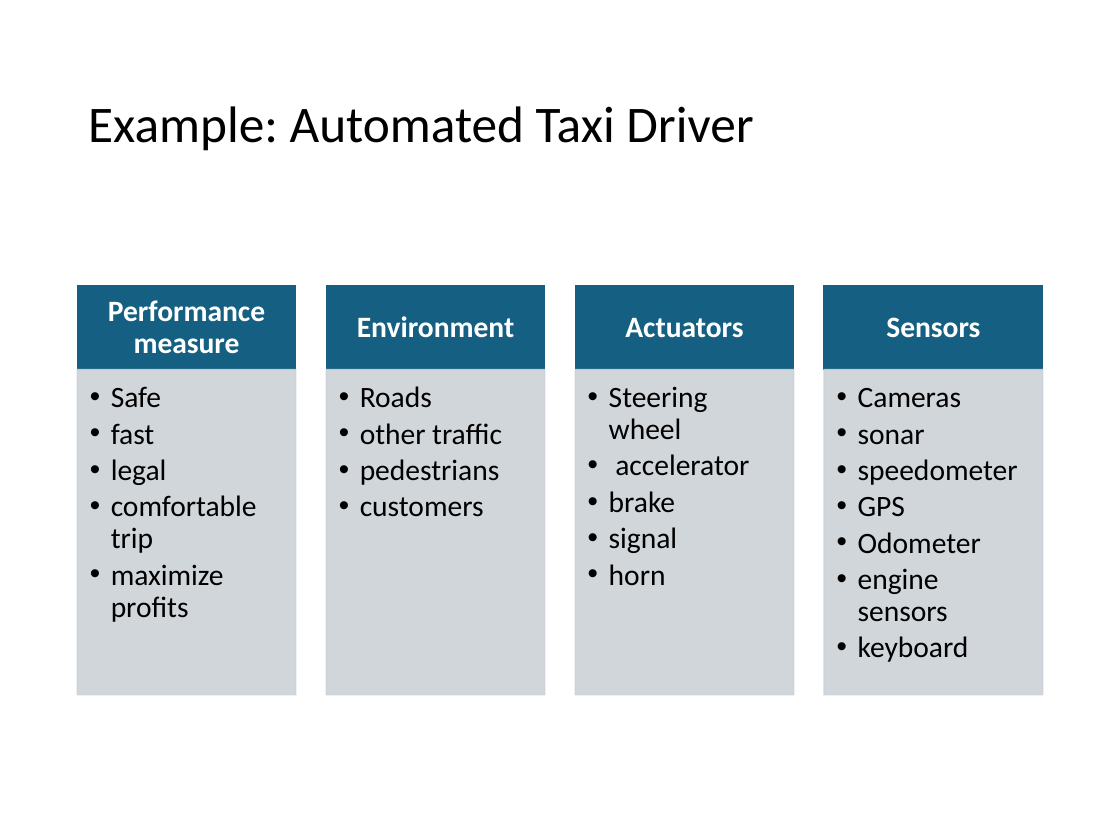
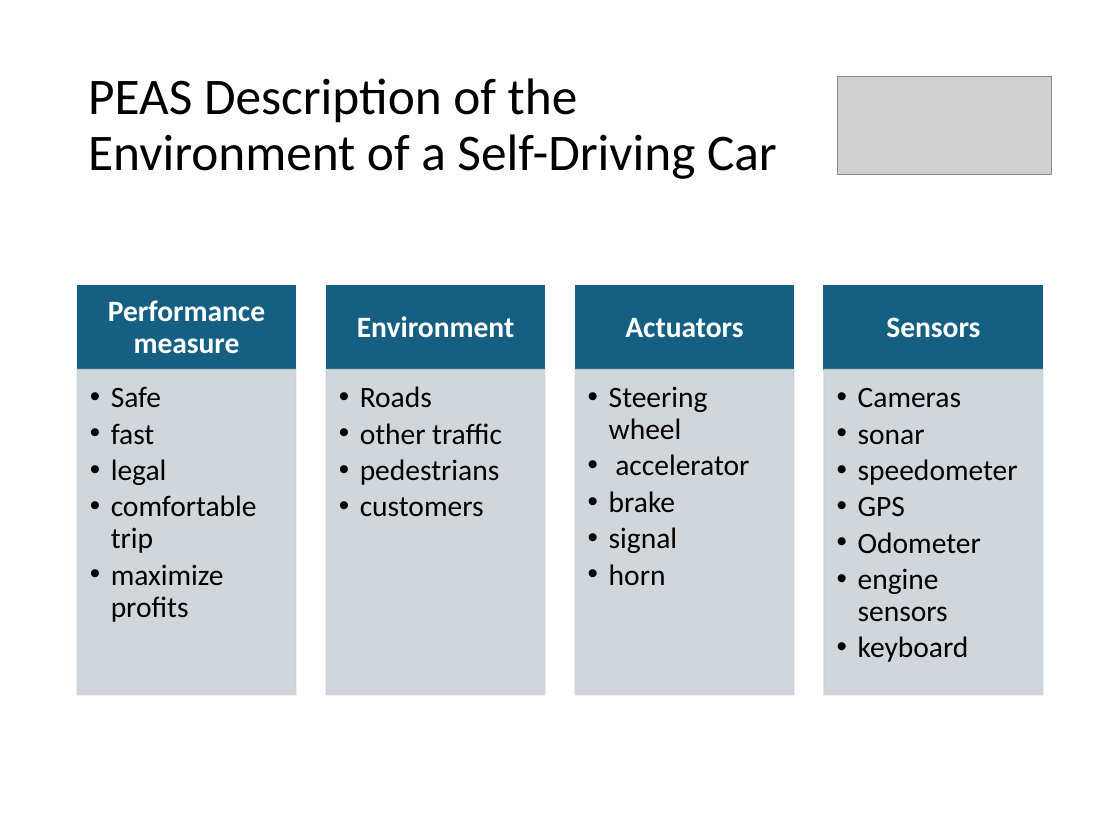
Before and after one commit to mhahsler/Introduction_to_Artificial_Intelligence, a slide deck: slide 13 of slides/discussion/02_agents_discussion.pptx. Drawn at 1120x840 pixels with LibreOffice and Linux fonts; fonts in the diff are those of the drawing; grey boxes stand for pictures. Boxes give left, top, right and bottom in pixels: in the first picture for what was removed or moved away, otherwise in the second. Text is boxed around its words. In the diff, an @@ line names an element or a change of style, - is before the commit and + after.

```diff
--- a/slides/discussion/02_agents_discussion.pptx
+++ b/slides/discussion/02_agents_discussion.pptx
@@ title at bbox=[88, 78, 777, 179]: text changed @@
-Example: Automated Taxi Driver
+PEAS Description of the Environment of a Self-Driving Car
@@ picture added at bbox=[838, 77, 1052, 176] @@
```
Also in this commit, not shown: 10 other slides changed, 11 slides added, 31 slides removed, 1 other file.
